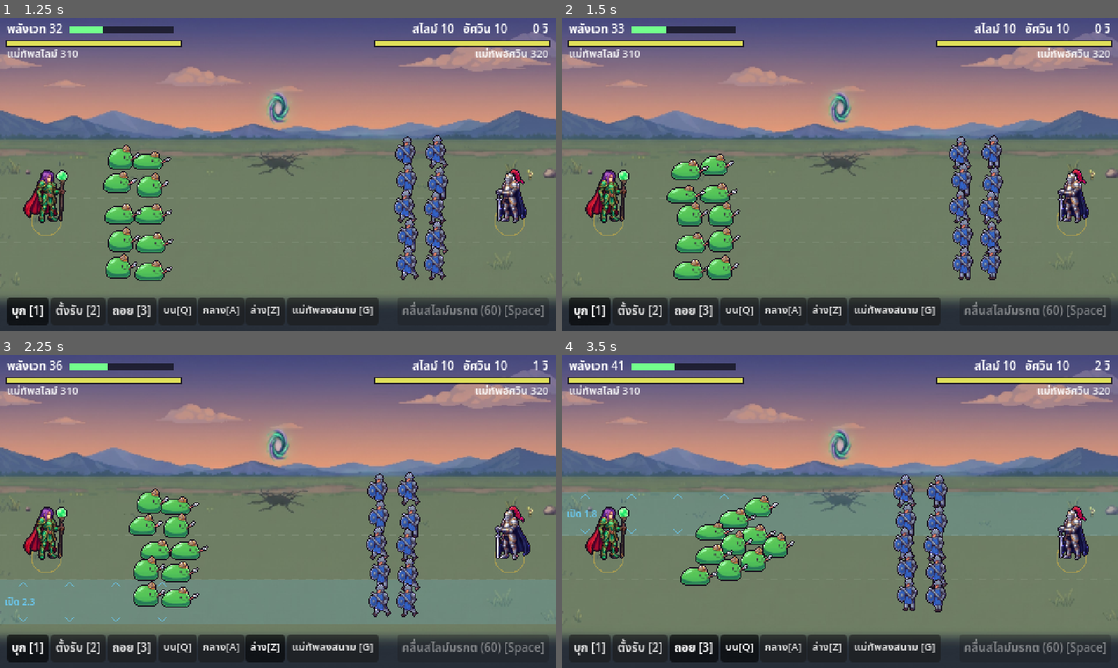
Above: before the commit, frames 1-4 (two rows, left to right).
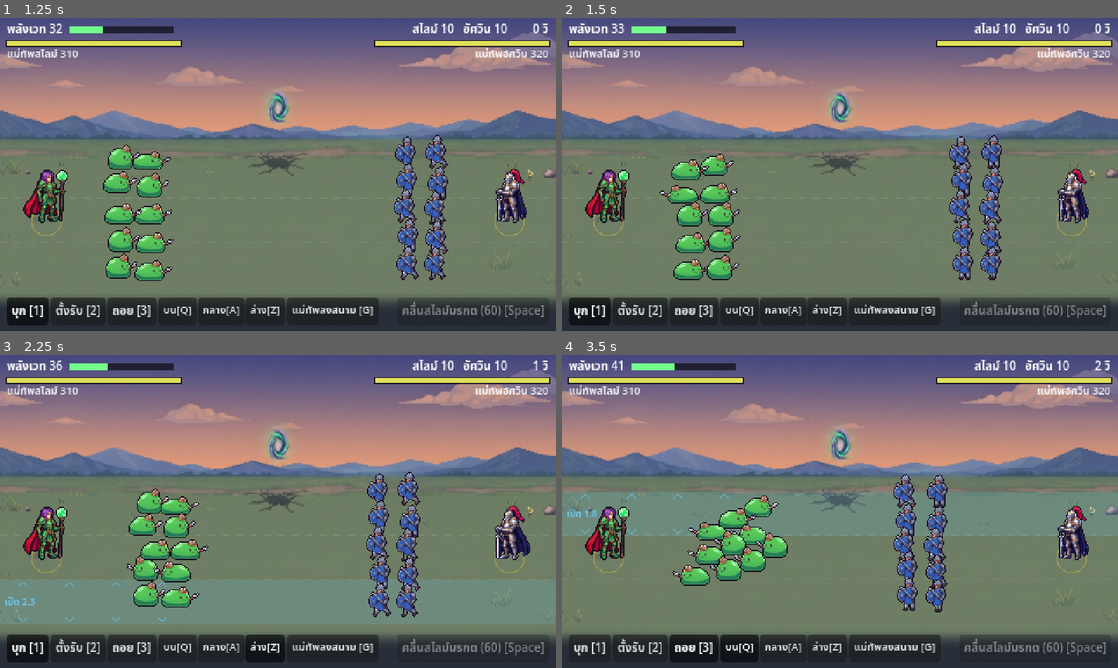
Above: after the commit, the same moments.

Repository: tomorrow-writer/GateFall
Game: Godot game, scene res://scenes/Battle.tscn
Two runs of this game, one before a commit and one after it. Both use one fixed random seed, a clock stepped at 60 frames per second and the inputs below.
Inputs (mouse positions are in pixels of both pictures, inside the frame that each line leads up to):
- Up to frame 1 (1.25 s): click "เริ่มรบ [Enter]" at 0.5 s
- Up to frame 2 (1.5 s): tap Enter at 1.25, 1.35 s; move the mouse to (962, 158) at 1.27 s; hold Up from 1.28 s (still down); click (962, 158) at 1.42 s
- Up to frame 3 (2.25 s): tap Space at 1.52 s; move the mouse to (166, 527) at 2.02 s; release Up at 2.03 s; hold Down from 2.03 s (still down); tap Keypad Enter at 2.1 s
- Up to frame 4 (3.5 s): tap Space at 2.27 s; move the mouse to (895, 442) at 2.77 s; release Down at 2.78 s; hold Up from 2.78 s (still down); tap 3 at 2.85 s

Frame 1 is identical in both runs. In frame 2, 0.1% of the frame differs, in the area x 17-26%, y 53-59%; in frame 3, 0.3%; in frame 4, 1.1%, in the area x 19-42%, y 53-74%.

Commit message:
Units turn to face what they fight
Each unit is drawn facing its target when it is within reach, else the
way it walked last step, else its target (small moves don't flip it).
So a mob behind a general hits its back, and the general turns round to
cut down whoever it is hitting. The duel keeps the sides' facing.

Co-Authored-By: Claude Opus 5.5 <noreply@anthropic.com>
Claude-Session: https://claude.ai/code/session_01XNNexwSKALKR4cGerqKWVp

Diff:
--- a/gate-fall-game/scripts/battle/BattleView.gd
+++ b/gate-fall-game/scripts/battle/BattleView.gd
@@ -47,6 +47,7 @@
 var _duel_nums: Array = []  # {side (target), text, t0, col}
 var _bg: Texture2D = null  # field.background from the config (null = drawn placeholder)
 var _bg_path := ""
+var _facing := {}  # unit id -> -1/+1, which way it is drawn facing (see _update_facing)
 var _duel_bg: Texture2D = null  # field.duel_background (null = drawn placeholder)
 var _duel_bg_path := ""
 
@@ -56,6 +57,7 @@
 	_load_sprites()
 	_load_fx_sprites()
 	_prev.clear()
+	_facing.clear()
 	_died_at.clear()
 	_born_at.clear()
 	_fx.clear()
@@ -70,7 +72,35 @@
 	if sim == null:
 		return
 	for u in sim.units:
+		_update_facing(u)
 		_prev[u.id] = Vector2(u.x, u.y)
+
+
+## Units turn to face what they fight: a target within reach (so a mob behind
+## a general hits its back and the general turns round to cut them down),
+## else the way they walked last step, else their target. Small moves don't
+## flip them, so nobody jitters.
+func _update_facing(u) -> void:
+	var f: float = _facing.get(u.id, float(u.side.facing))
+	if u.alive and sim.phase == "field":
+		var t = u.tg
+		var tdx: float = t.x - u.x if t != null and t.alive else 0.0
+		var near: bool = t != null and t.alive and Vector2(tdx, t.y - u.y).length() <= u.reach + 4.0
+		var mdx: float = u.x - _prev[u.id].x if _prev.has(u.id) else 0.0
+		if near and absf(tdx) > 2.0:
+			f = signf(tdx)
+		elif u.walking and absf(mdx) > 0.5:
+			f = signf(mdx)
+		elif not u.walking and absf(tdx) > 2.0:
+			f = signf(tdx)
+	_facing[u.id] = f
+
+
+## Which way to draw a unit: per unit on the field, the side's way in the duel.
+func _face(u) -> float:
+	if sim.phase != "field":
+		return float(u.side.facing)
+	return _facing.get(u.id, float(u.side.facing))
 
 
 func handle_events(events: Array) -> void:
@@ -375,7 +405,7 @@
 	draw_circle(Vector2.ZERO, r, Color(col, fade))
 	draw_set_transform(Vector2.ZERO)
 	# eyes face the enemy
-	var f: float = float(u.side.facing)
+	var f: float = _face(u)
 	draw_rect(Rect2(c + Vector2(f * r * 0.25 - 1, -2), Vector2(1.5, 2)), Color(0, 0, 0, fade))
 	draw_rect(Rect2(c + Vector2(f * r * 0.6 - 1, -2), Vector2(1.5, 2)), Color(0, 0, 0, fade))
 	# spear
@@ -385,7 +415,7 @@
 
 
 func _draw_knight(u, p: Vector2, fade: float, flash: bool) -> void:
-	var f: float = float(u.side.facing)
+	var f: float = _face(u)
 	var bob := absf(sin(u.anim * 8.0)) * 1.5 if u.walking else 0.0
 	var body := KNIGHT if not flash else FLASH
 	var base := p + Vector2(0, -bob)
@@ -425,7 +455,7 @@
 
 
 func _draw_general(u, p: Vector2, fade: float, flash: bool) -> void:
-	var f: float = float(u.side.facing)
+	var f: float = _face(u)
 	var bob := absf(sin(u.anim * 6.0)) * 1.5 if u.walking else 0.0
 	var b := p + Vector2(0, -bob)
 	var slime: bool = u.type_id.contains("slime")
@@ -813,7 +843,7 @@
 	i = i % int(a.frames) if a.loop else mini(i, int(a.frames) - 1)
 	var w: float = sp.w
 	var h: float = sp.h
-	var f := float(u.side.facing)
+	var f := _face(u)
 	var foot: Vector2 = sp.foot
 	# born pop-in for split slimes
 	var born: float = _clock - _born_at.get(u.id, -10.0)
